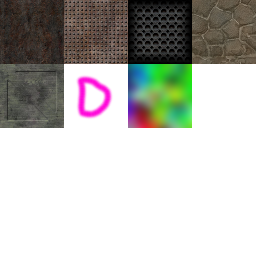
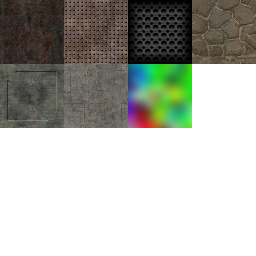
Layers edited between the first and the second w=256, h=256 image:
added layer "Pasted Layer#5" above "Pasted Layer#4" over <box>64,64,128,128</box>
